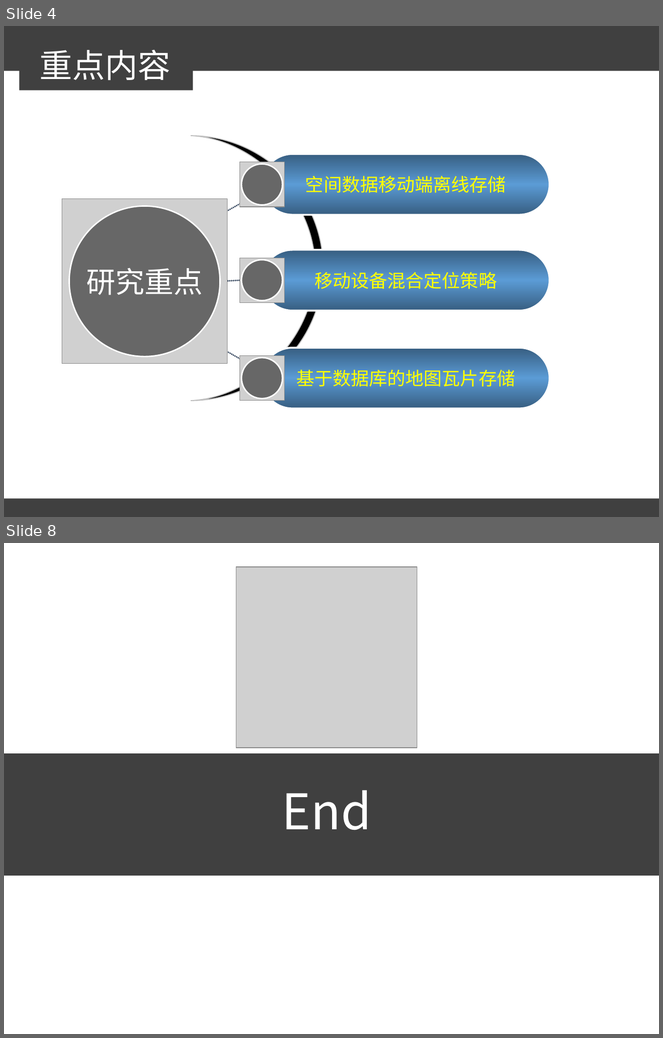
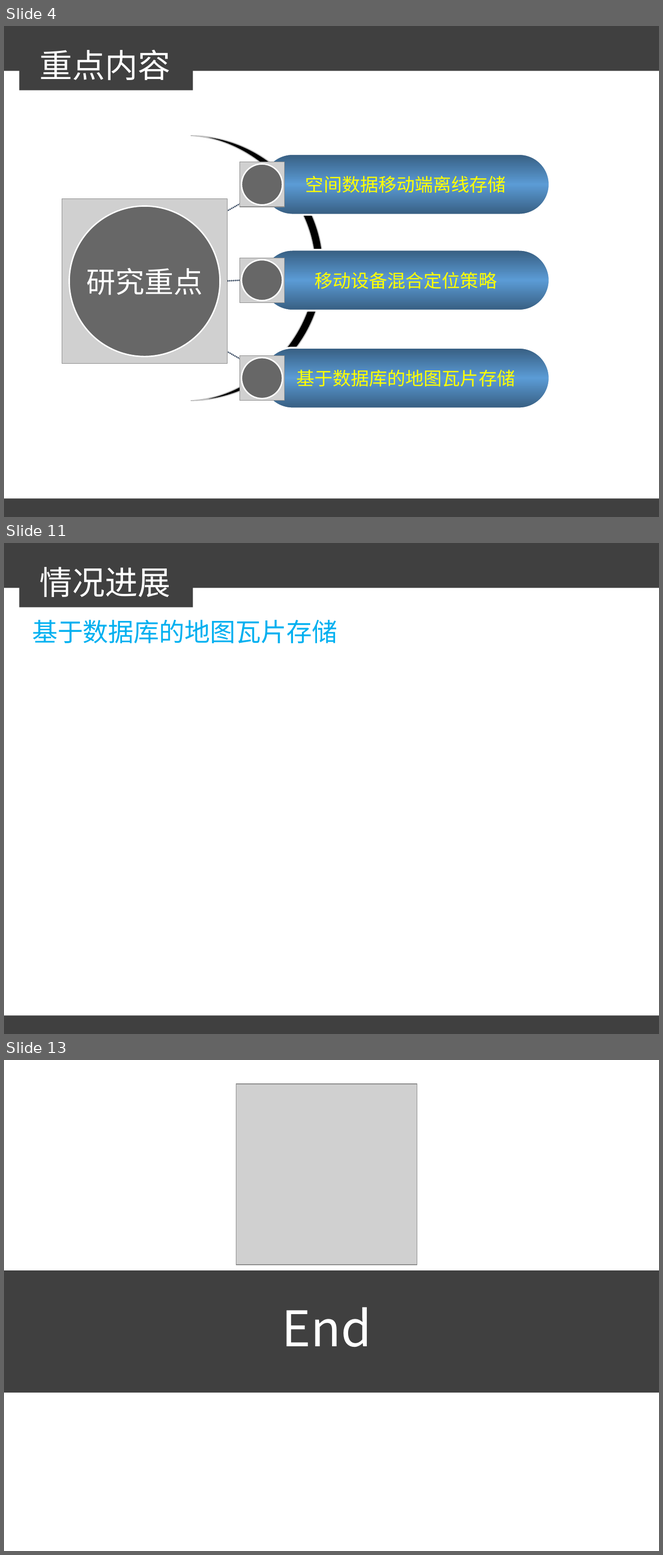
Before and after one commit to sunxianlei/MyThesis, a slide deck: 汇报X.ppt. Shown one above the other, each under a label of ours: slides 4 and 8 before the commit, slides 4, 11 and 13 after it; the slides between them are not shown. The pictures are 663x1038 and 663x1555 pixels, drawn with LibreOffice and Linux fonts; fonts in the diff are those of the drawing; grey boxes stand for pictures. Boxes give left, top, right and bottom in pixels: in the first picture for what was removed or moved away, otherwise in the second. Text is boxed around its words. In the diff, an @@ line names an element or a change of style, - is before the commit and + after.

```diff
--- a/汇报X.ppt
+++ b/汇报X.ppt
@@ slide 11 added at box(4, 543, 659, 1034), background #FFFFFF; not listed: 3 template elements that a slide beside it also shows @@
@@ text added at box(40, 567, 171, 597), 36 pt, text #FFFFFF @@
+情况进展
@@ text added at box(32, 619, 337, 643), 28 pt, text #00B0F0 @@
+基于数据库的地图瓦片存储
@@ what was slide 8 is now slide 13 @@
```
Also in this commit, not shown: 4 slides changed, 4 other slides added.
